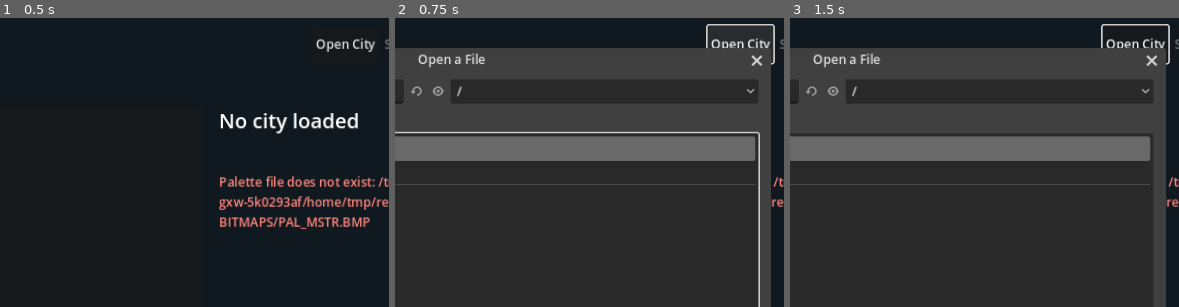
Above: before the commit, frames 1-3 (left to right).
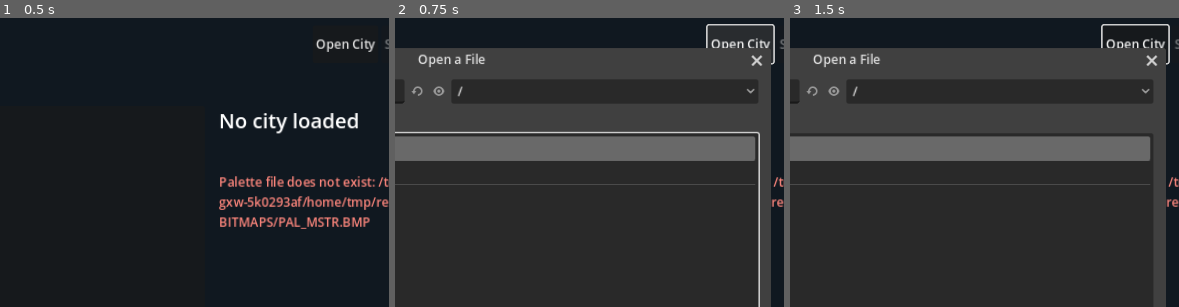
Above: after the commit, the same moments.

Repository: nicholas-ochoa/OpenSC2K
Game: Godot game, scene res://main.tscn
Two runs of this game, one before a commit and one after it. Both use one fixed random seed, a clock stepped at 60 frames per second and the inputs below.
Inputs (mouse positions are % of the whole screen's width and height, from its top left):
- Up to frame 1 (0.5 s): no input
- Up to frame 2 (0.75 s): click "Open City" at 0.5 s
- Up to frame 3 (1.5 s): click (35, 81) at 1.27 s; type "12" at 1.35 s
The pictures show only the part of the screen within x 42-92%, y 0-50%; the shares and areas given below are measured in that part.

Frame 1 is identical in both runs. In frame 2, 0.1% of the frame differs, in the area x 2-18%, y 23-30%; in frame 3, 0.1%.

Commit message:
more graph stats

Diff:
--- a/game/src/simulation/graph_history.gd
+++ b/game/src/simulation/graph_history.gd
@@ -3,6 +3,125 @@
 
 const SERIES_COUNT := 16
 const VALUES_PER_SERIES := 52
+const MISC_SIZE := 4800
+const MISC_CITY_LAND_VALUE := 0x0028
+const MISC_CITY_CRIME := 0x002c
+const MISC_CITY_TRAFFIC := 0x0030
+const MISC_CITY_POLLUTION := 0x0034
+const MISC_WORKFORCE_LE := 0x0048
+const MISC_WORKFORCE_EQ := 0x004c
+const MISC_NATIONAL_POPULATION := 0x0050
+const MISC_NATIONAL_VALUE := 0x0054
+const MISC_NATIONAL_FEDERAL_RATE := 0x0058
+const MISC_TILE_COUNTS := 0x01f0
+const MISC_ZONE_POPULATIONS := 0x05f0
+const MISC_BUDGETS := 0x077c
+const MISC_BUDGET_RECORD_SIZE := 0x006c
+const MISC_UNEMPLOYMENT := 0x0fa4
+const MISC_ARCOLOGY_POPULATION := 0x1020
+
+const BUDGET_ROAD := 10
+const BUDGET_HIGHWAY := 11
+const BUDGET_BRIDGE := 12
+const FIRST_ARCOLOGY := 0xfb
+const LAST_ARCOLOGY := 0xfe
+
+
+static func run(
+	city: CityState, developed_tiles: int, power_usage_percent: int, water_usage_percent: int
+) -> Dictionary:
+	var calculation := calculate_current_values(
+		city, developed_tiles, power_usage_percent, water_usage_percent
+	)
+	if not calculation.ok:
+		return calculation
+	var chunk := city.document.find_chunk("XGRP")
+	if chunk == null or chunk.decoded_payload.size() != SERIES_COUNT * VALUES_PER_SERIES * 4:
+		return {"ok": false, "error": "XGRP is missing or has the wrong size"}
+	if not city.document.set_misc_u32(MISC_UNEMPLOYMENT, calculation.unemployment):
+		return {"ok": false, "error": "cannot store the unemployment percentage"}
+	var history := advance(city, calculation.values)
+	if not history.ok:
+		return history
+	history["values"] = calculation.values
+	history["unemployment"] = calculation.unemployment
+	return history
+
+
+static func calculate_current_values(
+	city: CityState, developed_tiles: int, power_usage_percent: int, water_usage_percent: int
+) -> Dictionary:
+	if city == null or not city.is_valid():
+		return {"ok": false, "error": "city is invalid"}
+	var misc := city.document.find_chunk("MISC")
+	if misc == null or misc.decoded_payload.size() != MISC_SIZE:
+		return {"ok": false, "error": "MISC is missing or has the wrong size"}
+	if developed_tiles < 0 or developed_tiles > CityState.TILE_COUNT:
+		return {"ok": false, "error": "developed tile count is out of range"}
+	if power_usage_percent < 0 or power_usage_percent > 100:
+		return {"ok": false, "error": "power usage percentage is out of range"}
+	if water_usage_percent < 0 or water_usage_percent > 100:
+		return {"ok": false, "error": "water usage percentage is out of range"}
+
+	var zone_populations := PackedInt64Array()
+	for index in 8:
+		zone_populations.append(
+			city.document.misc_u32(MISC_ZONE_POPULATIONS + index * 4)
+		)
+	var total_zone_population := 0
+	for index in range(1, 7):
+		total_zone_population += zone_populations[index]
+	var tax_populations := PackedInt64Array(
+		[
+			zone_populations[1] + zone_populations[2],
+			zone_populations[3] + zone_populations[4],
+			zone_populations[5] + zone_populations[6],
+		]
+	)
+
+	var arcology_tiles := 0
+	for tile_id in range(FIRST_ARCOLOGY, LAST_ARCOLOGY + 1):
+		arcology_tiles += city.document.misc_i32(MISC_TILE_COUNTS + tile_id * 4)
+	var arcology_count := _divide_toward_zero(arcology_tiles, 16)
+	var arcology_adjustment := 0
+	if arcology_count > 140:
+		arcology_adjustment = (arcology_count * 5 - 700) * 4000
+	var arcology_population := city.document.misc_u32(MISC_ARCOLOGY_POPULATION)
+	var adjusted_arcology_population := arcology_population + arcology_adjustment
+
+	var transport_cost := 1
+	for budget_id in [BUDGET_ROAD, BUDGET_HIGHWAY, BUDGET_BRIDGE]:
+		transport_cost += city.document.misc_i32(
+			MISC_BUDGETS + budget_id * MISC_BUDGET_RECORD_SIZE
+		)
+	if transport_cost <= 0:
+		return {"ok": false, "error": "transport graph divisor is not positive"}
+	var developed_divisor := _divide_toward_zero(developed_tiles, 4) + 1
+	var unemployment := int(
+		zone_populations[7] * 100 / (total_zone_population + zone_populations[7] + 1)
+	)
+
+	var values := PackedInt64Array(
+		[
+			arcology_population + total_zone_population * 10 + arcology_adjustment,
+			_divide_toward_zero(adjusted_arcology_population, 2) + tax_populations[0] * 10,
+			_divide_toward_zero(adjusted_arcology_population, 4) + tax_populations[1] * 10,
+			_divide_toward_zero(adjusted_arcology_population, 4) + tax_populations[2] * 10,
+			int(city.document.misc_u32(MISC_CITY_TRAFFIC) / transport_cost),
+			int(city.document.misc_u32(MISC_CITY_POLLUTION) / developed_divisor),
+			int(city.document.misc_u32(MISC_CITY_LAND_VALUE) / developed_divisor),
+			int(city.document.misc_u32(MISC_CITY_CRIME) / developed_divisor),
+			100 - power_usage_percent,
+			100 - water_usage_percent,
+			city.document.misc_u32(MISC_WORKFORCE_LE),
+			city.document.misc_u32(MISC_WORKFORCE_EQ),
+			unemployment,
+			city.document.misc_u32(MISC_NATIONAL_VALUE),
+			city.document.misc_u32(MISC_NATIONAL_POPULATION),
+			city.document.misc_i32(MISC_NATIONAL_FEDERAL_RATE),
+		]
+	)
+	return {"ok": true, "values": values, "unemployment": unemployment, "error": ""}
 
 
 static func advance(city: CityState, current_values: PackedInt64Array) -> Dictionary:
@@ -45,3 +164,7 @@
 	data[offset + 1] = (value >> 16) & 0xff
 	data[offset + 2] = (value >> 8) & 0xff
 	data[offset + 3] = value & 0xff
+
+
+static func _divide_toward_zero(value: int, divisor: int) -> int:
+	return int(value / divisor)
--- a/game/tests/test_runner.gd
+++ b/game/tests/test_runner.gd
@@ -384,18 +384,69 @@
 			_write_u32_be(data, (series * CityModel.GRAPH_VALUE_COUNT + index) * 4, series * 1000 + index)
 	_check(document.find_chunk("XGRP").set_decoded_payload(data), "Graph test installs known history")
 	_check(city.set_age_in_days(150), "Graph test selects July")
-	var current := PackedInt64Array()
-	for series in CityModel.GRAPH_COUNT:
-		current.append(900000 + series)
-	var result := Graphs.advance(city, current)
-	_check(result.ok, "Graph history advances: %s" % result.error)
+	for index in 8:
+		_check(
+			document.set_misc_u32(0x05f0 + index * 4, [0, 10, 20, 5, 7, 3, 4, 9][index]),
+			"Graph test installs zone population %d" % index
+		)
+	for tile_id in range(0xfb, 0xff):
+		_check(
+			document.set_misc_u32(0x01f0 + tile_id * 4, 600),
+			"Graph test installs arcology tile count %d" % tile_id
+		)
+	for setting in [
+		[0x1020, 1000],
+		[0x0030, 1000],
+		[0x0bb4, 9],
+		[0x0c20, 10],
+		[0x0c8c, 5],
+		[0x0048, 78],
+		[0x004c, 91],
+		[0x0050, 54321],
+		[0x0054, 98765],
+		[0x0058, 8],
+	]:
+		_check(
+			document.set_misc_u32(setting[0], setting[1]),
+			"Graph test installs MISC value 0x%x" % setting[0]
+		)
+	var developed_tiles := 400
+	var developed_divisor := int(developed_tiles / 4) + 1
+	_check(document.set_misc_u32(0x0034, developed_divisor * 11), "Graph test installs pollution")
+	_check(document.set_misc_u32(0x0028, developed_divisor * 22), "Graph test installs land value")
+	_check(document.set_misc_u32(0x002c, developed_divisor * 33), "Graph test installs crime")
+	var expected := PackedInt64Array(
+		[
+			201490,
+			100800,
+			50370,
+			50320,
+			40,
+			11,
+			22,
+			33,
+			77,
+			55,
+			78,
+			91,
+			15,
+			98765,
+			54321,
+			8,
+		]
+	)
+	var result := Graphs.run(city, developed_tiles, 23, 45)
+	_check(result.ok, "Graph statistics and history advance: %s" % result.error)
 	if not result.ok:
 		return
+	_check(result.values == expected, "Graph phase calculates all sixteen current values")
+	_check(result.unemployment == 15, "Graph phase calculates unemployment")
+	_check(document.misc_u32(0x0fa4) == 15, "Graph phase stores unemployment in MISC")
 	for series in CityModel.GRAPH_COUNT:
 		var values := city.graph_series(series)
-		_check(values.year[0] == current[series], "Graph %d stores its current month" % series)
+		_check(values.year[0] == expected[series], "Graph %d stores its current month" % series)
 		_check(values.year[1] == series * 1000, "Graph %d shifts monthly history" % series)
-		_check(values.decade[0] == current[series], "Graph %d stores its July half-year value" % series)
+		_check(values.decade[0] == expected[series], "Graph %d stores its July half-year value" % series)
 		_check(values.decade[1] == series * 1000 + 12, "Graph %d shifts half-year history" % series)
 		_check(values.century[0] == series * 1000 + 32, "Graph %d leaves century history in July" % series)
 
